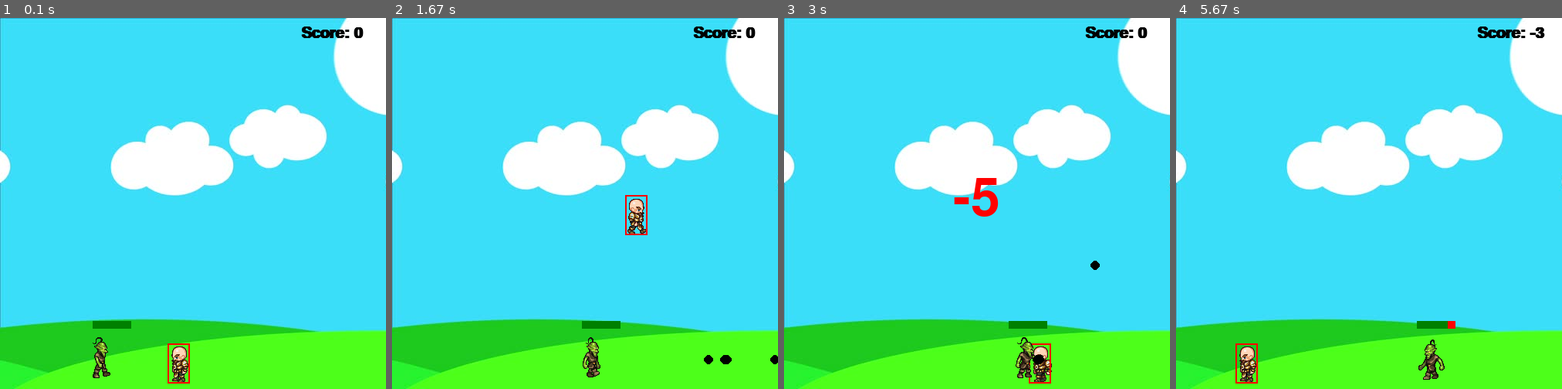
Above: before the commit, frames 1-4 (left to right).
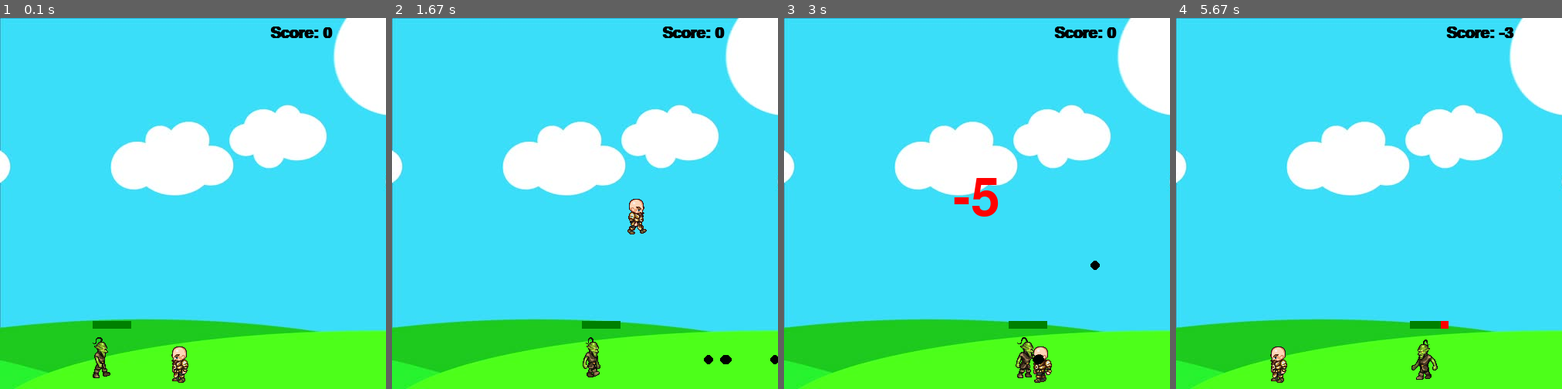
Above: after the commit, the same moments.

Repository: Georgeluks/python-games
Game: pygame game, started from Pygame Tutorial/tutorial_game.py
The game is run twice, just before and just after one commit, with the same random seed, the same clock (stepped at 60 frames per second) and the same inputs.
Inputs:
- Up to frame 1 (0.1 s): no input
- Up to frame 2 (1.67 s): tap Space at 0.33, 0.73, 1.03, 1.23, 1.57 s; hold Right 0.67-1.13 s; hold Up 1.17-1.47 s; hold Right from 1.5 s (still down)
- Up to frame 3 (3 s): tap Space at 1.87, 2.07, 2.37 s; release Right at 1.97 s; hold Left 2-2.53 s
- Up to frame 4 (5.67 s): no input

The runs differ from the first frame. In frame 1, 0.6% of the frame differs, in the area x 43-95%, y 2-99%; in frame 2, 0.6%; in frame 3, 0.5%; in frame 4, 1.9%, in the area x 15-96%, y 2-99%.

Commit message:
Fixing some minor bugs

Diff:
--- a/Pygame Tutorial/tutorial_game.py
+++ b/Pygame Tutorial/tutorial_game.py
@@ -48,7 +48,9 @@
         self.hitbox = (self.x + 17, self.y + 11, 29, 52) #this elements are: top left x, top left y, width, height
 
     def hit(self):
-        self.x = 60
+        self.is_jump = False
+        self.jump_count = 10
+        self.x = 100
         self.y = 410
         self.walk_count = 0
         font1 = pygame.font.SysFont('comicsans', 100)
@@ -61,7 +63,7 @@
             i += 1
             for event in pygame.event.get():
                 if event.type == pygame.QUIT:
-                    i = 301
+                    i = 201
                     pygame.quit()
 
     def draw(self, win):
@@ -88,7 +90,6 @@
                 win.blit(walk_left[0], (self.x, self.y))
 
         self.hitbox = (self.x + 17, self.y + 11, 29, 52)
-        pygame.draw.rect(win, (255,0,0), self.hitbox, 2)
 
 #Projectile Class
 class projectile(object):
@@ -114,7 +115,8 @@
         self.y = y
         self.width = width
         self.height = height
-        self.path = [x, end] #This will define where the enemy starts and finishes his path
+        self.end = end
+        self.path = [self.x, self.end] #This will define where the enemy starts and finishes his path
         self.walk_count = 0
         self.vel = 3
         self.hitbox = (self.x + 17, self.y + 11, 29, 52)
@@ -123,18 +125,16 @@
 
     def move(self):
         if self.vel > 0: #if we are moving right
-            if self.x < self.path[1] + self.vel: #if we`ve not reached the furthest right point on our path
+            if self.x + self.vel < self.path[1] : #if we`ve not reached the furthest right point on our path
                 self.x += self.vel
             else: #Change direction
-                self.vel= self.vel * -1
-                self.x += self.vel
+                self.vel = self.vel * -1
                 self.walk_count = 0
         else: #IF we are moving left
-            if self.x > self.path[0] - self.vel: #if we have not reached the furthest left point on our path
+            if self.x - self.vel > self.path[0]: #if we have not reached the furthest left point on our path
                 self.x += self.vel
             else: #change direction
                 self.vel = self.vel * -1
-                self.x += self.vel
                 self.walk_count = 0
 
     def hit(self):
@@ -168,7 +168,7 @@
     man.draw(win)
     goblin.draw(win)
     text = font.render("Score: " + str(score), 1, (0,0,0))
-    win.blit(text, (390, 10))
+    win.blit(text, (350, 10))
 
     for bullet in bullets:
         bullet.draw(win)
@@ -186,14 +186,15 @@
 while run:
     clock.tick(27)
 
-    if man.hitbox[1] < goblin.hitbox[1] + goblin.hitbox[3] and man.hitbox[1] + man.hitbox[3] > goblin.hitbox[1]:
-        if man.hitbox[0] + man.hitbox[2] > goblin.hitbox[0] and man.hitbox[0] < goblin.hitbox[0] + goblin.hitbox[2]:
-            man.hit()
-            score -= 5
+    if goblin.visible:
+        if man.hitbox[1] < goblin.hitbox[1] + goblin.hitbox[3] and man.hitbox[1] + man.hitbox[3] > goblin.hitbox[1]:
+            if man.hitbox[0] + man.hitbox[2] > goblin.hitbox[0] and man.hitbox[0] < goblin.hitbox[0] + goblin.hitbox[2]:
+                man.hit()
+                score -= 5
 
     if shoot_loop > 0:
         shoot_loop += 1
-    if shoot_loop > 5:
+    if shoot_loop > 3:
         shoot_loop = 0
 
     for event in pygame.event.get(): #This will loop through a list of any keyboard or mouse events.
